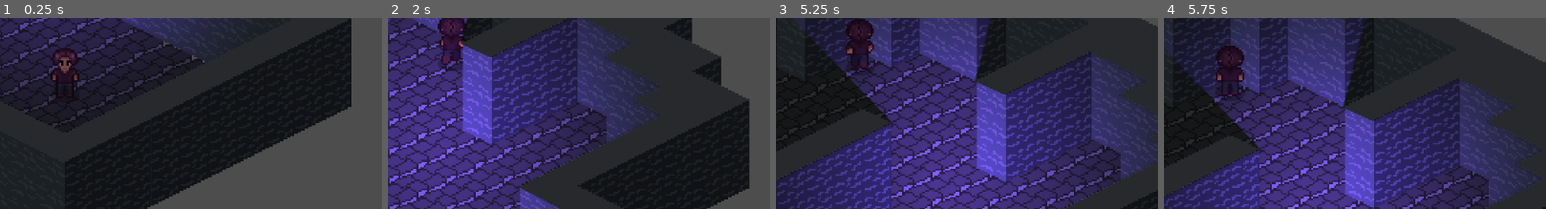
Above: before the commit, frames 1-4 (left to right).
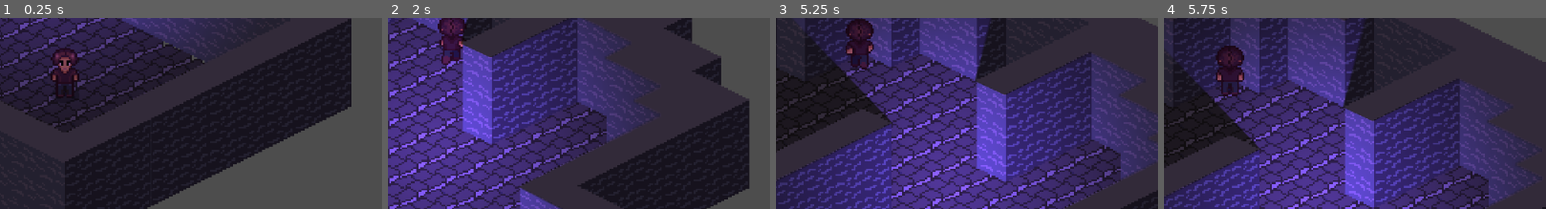
Above: after the commit, the same moments.

Repository: Lucio-Ladeira/empolium-2
Game: Godot game, scene res://scenes/empresa_empolium/empresa_empolium.tscn
The game is run twice, just before and just after one commit, with the same random seed, the same clock (stepped at 60 frames per second) and the same inputs.
Inputs:
- Up to frame 1 (0.25 s): no input
- Up to frame 2 (2 s): hold W (move_up) from 0.53 s (still down); tap Space (dash) at 0.6, 1.35 s
- Up to frame 3 (5.25 s): release W (move_up) at 2.03 s; hold A (move_left) 2.03-3.53 s; tap Space (dash) every 0.75 s from 2.1 to 5.1 s; hold S (move_down) 3.53-4.28 s; hold D (move_right) 4.28-5.03 s; hold W (move_up) from 5.03 s (still down)
- Up to frame 4 (5.75 s): keep holding W (move_up)
The pictures show only the part of the screen within x 42-92%, y 36-86%; the shares and areas given below are measured in that part.

The runs differ from the first frame. In frame 2, 0.2% of the frame differs, in the area x 13-20%, y 20-28%; in frame 3, 0.2%; in frame 4, 0.2%.

Commit message:
melhora n o ysort e iluminação

Diff:
--- a/scenes/empresa_empolium/empresa_empolium.tscn
+++ b/scenes/empresa_empolium/empresa_empolium.tscn
@@ -70,3 +70,6 @@
 shadow_filter = 1
 texture = ExtResource("3_rv6wk")
 texture_scale = 1.4
+
+[node name="DirectionalLight2D" type="DirectionalLight2D" parent="." unique_id=1239537104]
+color = Color(0.08685193, 0.0039056812, 0.08480906, 1)
--- a/scenes/plyer/player.tscn
+++ b/scenes/plyer/player.tscn
@@ -358,10 +358,14 @@
 radius = 6.0
 
 [node name="player_base" type="CharacterBody2D" unique_id=1247319694]
+z_as_relative = false
+y_sort_enabled = true
 script = ExtResource("1_lda7p")
 
 [node name="shadow" type="Sprite2D" parent="." unique_id=1791763576]
 modulate = Color(0, 0, 0, 0.32156864)
+z_as_relative = false
+y_sort_enabled = true
 position = Vector2(-1.1920929e-07, 14.5)
 scale = Vector2(0.625, 0.59374994)
 texture = ExtResource("2_lda7p")
